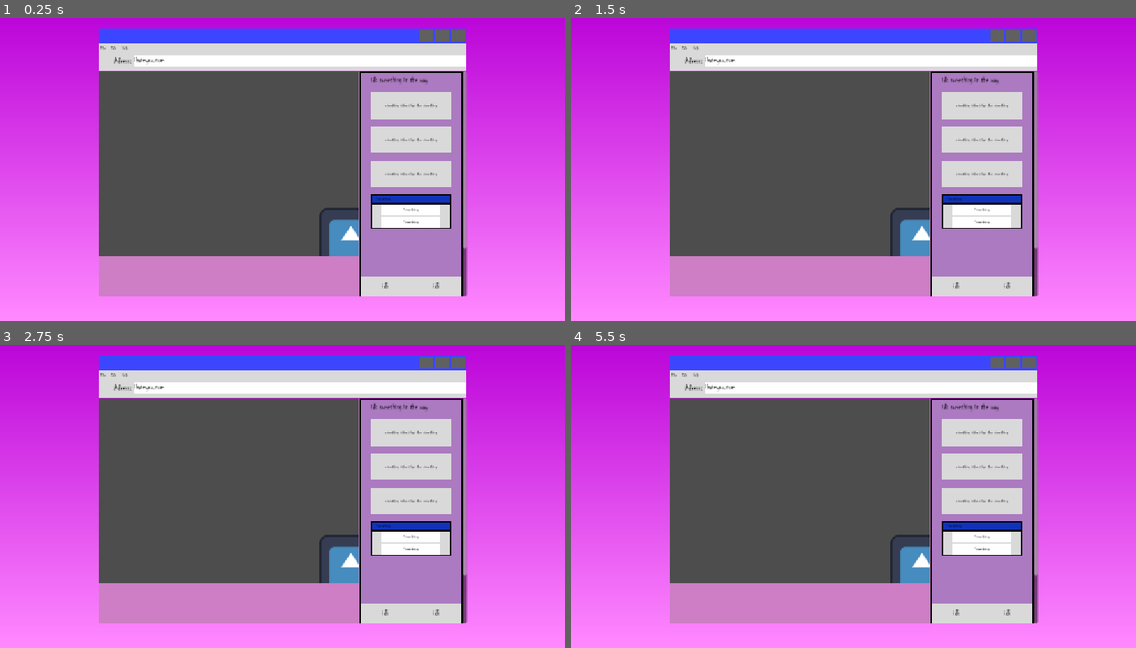
Above: before the commit, frames 1-4 (two rows, left to right).
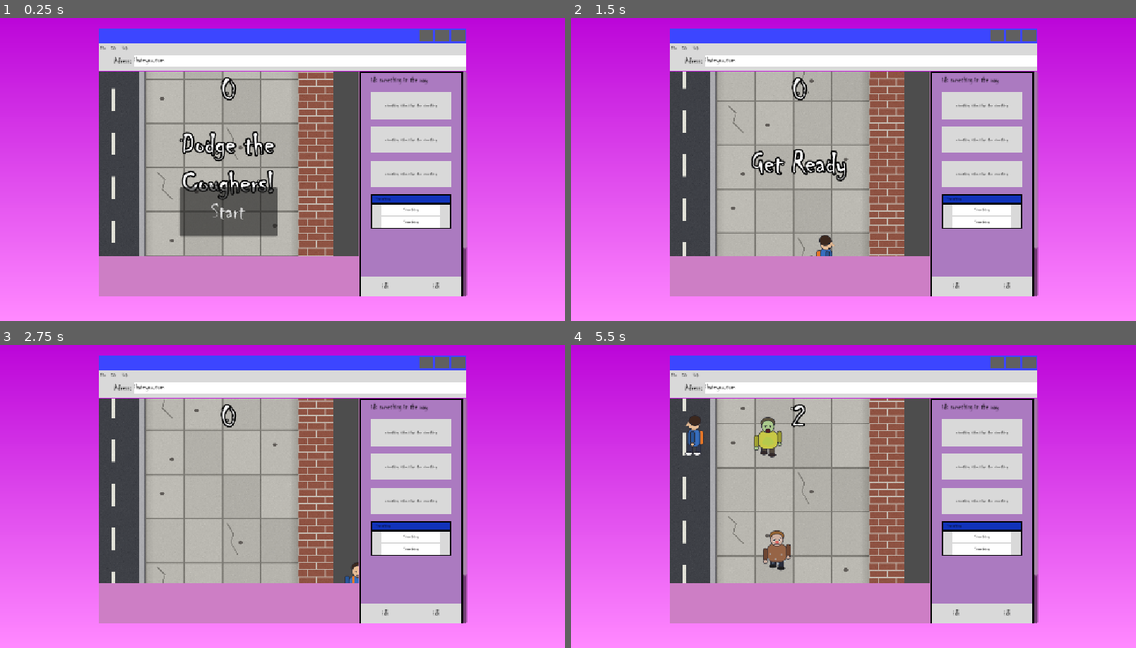
Above: after the commit, the same moments.

Repository: DanyBoy1023/Team-Pet-Peeves
Game: Godot game, scene res://Page Scenes/Minigame Page.tscn
The game is run twice, just before and just after one commit, with the same random seed, the same clock (stepped at 60 frames per second) and the same inputs. This scene is started directly instead of the project's main scene. The engine's default icon, where the game draws it, is replaced by a stand-in: a white triangle on a blue panel in a dark square.
Inputs (mouse positions are in pixels of both pictures, inside the frame that each line leads up to):
- Up to frame 1 (0.25 s): no input
- Up to frame 2 (1.5 s): click (797, 211) at 0.5 s, where only the run after the commit has a clickable "Start"; hold D (move_right, bound only after the commit) from 1.28 s (still down)
- Up to frame 3 (2.75 s): release D (move_right, bound only after the commit) at 2.03 s; hold S (move_down, bound only after the commit) from 2.03 s (still down)
- Up to frame 4 (5.5 s): release S (move_down, bound only after the commit) at 2.78 s; hold D (move_right, bound only after the commit) 2.78-3.53 s; hold W (move_up, bound only after the commit) 3.53-4.28 s; hold A (move_left, bound only after the commit) from 4.28 s (still down)

The runs differ from the first frame. In frame 1, 19% of the frame differs, in the area x 18-64%, y 17-79%; in frame 2, 22%; in frame 3, 22%; in frame 4, 22%.

Commit message:
imported and setup dodge the coughers

Diff:
--- /dev/null
+++ b/Game Scenes/Dodge The Coughers/background.gd
@@ -0,0 +1,24 @@
+extends Node2D
+# Draws the sidewalk tile repeatedly and scrolls it downward,
+# so the player looks like they are walking up the street.
+
+@export var texture: Texture2D
+
+# Scroll speed in pixels per second. Main sets this.
+var speed := 0.0
+var offset := 0.0
+
+
+func _process(delta):
+	if speed > 0.0 and texture != null:
+		offset = fposmod(offset + speed * delta, float(texture.get_height()))
+		queue_redraw()
+
+
+func _draw():
+	if texture == null:
+		return
+	var h = texture.get_height()
+	var o = floorf(offset)
+	for i in range(-1, 3):
+		draw_texture(texture, Vector2(0, o + i * h))
--- /dev/null
+++ b/Game Scenes/Dodge The Coughers/hud.gd
@@ -0,0 +1,35 @@
+extends CanvasLayer
+
+# Notifies `Main` node that the button has been pressed
+signal start_game
+
+
+func show_message(text):
+	$Message.text = text
+	$Message.show()
+	$MessageTimer.start()
+
+
+func show_game_over():
+	show_message("You caught\nsomething!")
+	# Wait until the MessageTimer has counted down.
+	await $MessageTimer.timeout
+
+	$Message.text = "Dodge the\nCoughers!"
+	$Message.show()
+	# Make a one-shot timer and wait for it to finish.
+	await get_tree().create_timer(1.0).timeout
+	$StartButton.show()
+
+
+func update_score(score):
+	$ScoreLabel.text = str(score)
+
+
+func _on_start_button_pressed():
+	$StartButton.hide()
+	start_game.emit()
+
+
+func _on_message_timer_timeout():
+	$Message.hide()
--- /dev/null
+++ b/Game Scenes/Dodge The Coughers/hud.tscn
@@ -0,0 +1,64 @@
+[gd_scene format=3]
+
+[ext_resource type="Script" uid="uid://cve6arurbmwex" path="res://Game Scenes/Dodge The Coughers/hud.gd" id="1_hud"]
+
+[sub_resource type="InputEventAction" id="InputEventAction_start"]
+action = &"start_game"
+
+[sub_resource type="Shortcut" id="Shortcut_start"]
+events = [SubResource("InputEventAction_start")]
+
+[node name="HUD" type="CanvasLayer"]
+script = ExtResource("1_hud")
+
+[node name="ScoreLabel" type="Label" parent="."]
+anchors_preset = 5
+anchor_left = 0.5
+anchor_right = 0.5
+offset_left = -50.0
+offset_right = 50.0
+offset_bottom = 78.0
+grow_horizontal = 2
+theme_override_colors/font_outline_color = Color(0, 0, 0, 1)
+theme_override_constants/outline_size = 12
+theme_override_font_sizes/font_size = 64
+text = "0"
+horizontal_alignment = 1
+
+[node name="Message" type="Label" parent="."]
+anchors_preset = 15
+anchor_right = 1.0
+anchor_bottom = 1.0
+grow_horizontal = 2
+grow_vertical = 2
+theme_override_colors/font_outline_color = Color(0, 0, 0, 1)
+theme_override_constants/outline_size = 12
+theme_override_font_sizes/font_size = 64
+text = "Dodge the
+Coughers!"
+horizontal_alignment = 1
+vertical_alignment = 1
+autowrap_mode = 2
+
+[node name="StartButton" type="Button" parent="."]
+anchors_preset = 7
+anchor_left = 0.5
+anchor_top = 1.0
+anchor_right = 0.5
+anchor_bottom = 1.0
+offset_left = -100.0
+offset_top = -140.0
+offset_right = 100.0
+offset_bottom = -40.0
+grow_horizontal = 2
+grow_vertical = 0
+theme_override_font_sizes/font_size = 48
+shortcut = SubResource("Shortcut_start")
+text = "Start"
+
+[node name="MessageTimer" type="Timer" parent="."]
+wait_time = 2.0
+one_shot = true
+
+[connection signal="pressed" from="StartButton" to="." method="_on_start_button_pressed"]
+[connection signal="timeout" from="MessageTimer" to="." method="_on_message_timer_timeout"]
--- /dev/null
+++ b/Game Scenes/Dodge The Coughers/main.gd
@@ -0,0 +1,70 @@
+extends Node
+
+@export var mob_scene: PackedScene
+
+const BASE_SCROLL_SPEED := 220.0
+const MAX_SCROLL_SPEED := 520.0
+const START_SPAWN_INTERVAL := 0.8
+const MIN_SPAWN_INTERVAL := 0.3
+
+var score := 0
+var scroll_speed := 0.0
+
+
+func _ready():
+	# Slow scroll behind the title screen.
+	$Background.speed = 60.0
+
+
+func game_over():
+	$ScoreTimer.stop()
+	$MobTimer.stop()
+	$Background.speed = 0.0
+	$HUD.show_game_over()
+	$Music.stop()
+	$DeathSound.play()
+
+
+func new_game():
+	get_tree().call_group("mobs", "queue_free")
+	score = 0
+	scroll_speed = BASE_SCROLL_SPEED
+	$Background.speed = scroll_speed
+	$MobTimer.wait_time = START_SPAWN_INTERVAL
+	$Player.start($StartPosition.position)
+	$StartTimer.start()
+	$HUD.update_score(score)
+	$HUD.show_message("Get Ready")
+	$Music.play()
+
+
+func _on_score_timer_timeout():
+	score += 1
+	$HUD.update_score(score)
+	# The longer you last, the faster the street moves and the more people spawn.
+	scroll_speed = minf(BASE_SCROLL_SPEED + score * 4.0, MAX_SCROLL_SPEED)
+	$Background.speed = scroll_speed
+	$MobTimer.wait_time = maxf(START_SPAWN_INTERVAL - score * 0.012, MIN_SPAWN_INTERVAL)
+
+
+func _on_start_timer_timeout():
+	$MobTimer.start()
+	$ScoreTimer.start()
+
+
+func _on_mob_timer_timeout():
+	var mob = mob_scene.instantiate()
+
+	# Spawn just above the top edge at a random x position.
+	mob.position = Vector2(randf_range(30.0, 450.0), -60.0)
+
+	# Walk downward, a little faster than the street scrolls, with some sideways drift.
+	var vx = randf_range(-60.0, 60.0)
+	var vy = scroll_speed + randf_range(40.0, 140.0)
+	mob.linear_velocity = Vector2(vx, vy)
+
+	add_child(mob)
+
+	if randf() < 0.4:
+		$CoughSound.pitch_scale = randf_range(0.85, 1.2)
+		$CoughSound.play()
--- /dev/null
+++ b/Game Scenes/Dodge The Coughers/main.tscn
@@ -0,0 +1,64 @@
+[gd_scene format=3 uid="uid://d4f7clh0f4y6x"]
+
+[ext_resource type="Script" uid="uid://cuvfurw13xcfq" path="res://Game Scenes/Dodge The Coughers/main.gd" id="1_main"]
+[ext_resource type="PackedScene" path="res://Game Scenes/Dodge The Coughers/mob.tscn" id="2_mob"]
+[ext_resource type="PackedScene" path="res://Game Scenes/Dodge The Coughers/player.tscn" id="3_player"]
+[ext_resource type="PackedScene" path="res://Game Scenes/Dodge The Coughers/hud.tscn" id="4_hud"]
+[ext_resource type="Script" uid="uid://diq07mmnp3msh" path="res://Game Scenes/Dodge The Coughers/background.gd" id="5_bg"]
+[ext_resource type="Texture2D" uid="uid://dwysloyx1vv77" path="res://Game Scenes/Dodge The Coughers/art/sidewalk.png" id="6_sidewalk"]
+[ext_resource type="AudioStream" uid="uid://bsl8cunssck7o" path="res://Game Scenes/Dodge The Coughers/Density & Time - MAZE ♫ NO COPYRIGHT 8-bit Music_mp3.ogg" id="7_kek77"]
+[ext_resource type="AudioStream" uid="uid://cjhsxfp7qj70v" path="res://Game Scenes/Dodge The Coughers/gameover.wav" id="8_death"]
+[ext_resource type="AudioStream" uid="uid://dme0fnppivauy" path="res://Game Scenes/Dodge The Coughers/cough.wav" id="9_cough"]
+
+[sub_resource type="AudioStreamPlaylist" id="AudioStreamPlaylist_4c57u"]
+stream_count = 1
+stream_0 = ExtResource("7_kek77")
+
+[node name="Main" type="Node" unique_id=450076993]
+script = ExtResource("1_main")
+mob_scene = ExtResource("2_mob")
+
+[node name="SubViewport" type="SubViewport" parent="." unique_id=1132364519]
+size = Vector2i(480, 720)
+
+[node name="Background" type="Node2D" parent="." unique_id=19019080]
+texture_filter = 1
+script = ExtResource("5_bg")
+texture = ExtResource("6_sidewalk")
+
+[node name="Player" parent="." unique_id=1827071706 instance=ExtResource("3_player")]
+
+[node name="MobTimer" type="Timer" parent="." unique_id=1968261613]
+wait_time = 0.8
+
+[node name="ScoreTimer" type="Timer" parent="." unique_id=773396530]
+
+[node name="StartTimer" type="Timer" parent="." unique_id=1634891787]
+wait_time = 2.0
+one_shot = true
+
+[node name="StartPosition" type="Marker2D" parent="." unique_id=1573545726]
+position = Vector2(240, 560)
+
+[node name="HUD" parent="." unique_id=843503864 instance=ExtResource("4_hud")]
+
+[node name="Music" type="AudioStreamPlayer" parent="." unique_id=1444422101]
+stream = SubResource("AudioStreamPlaylist_4c57u")
+volume_db = -14.05
+pitch_scale = 0.58
+
+[node name="DeathSound" type="AudioStreamPlayer" parent="." unique_id=919837918]
+stream = ExtResource("8_death")
+volume_db = -7.7
+pitch_scale = 0.43
+
+[node name="CoughSound" type="AudioStreamPlayer" parent="." unique_id=1280610477]
+stream = ExtResource("9_cough")
+volume_db = -4.0
+max_polyphony = 3
+
+[connection signal="hit" from="Player" to="." method="game_over"]
+[connection signal="timeout" from="MobTimer" to="." method="_on_mob_timer_timeout"]
+[connection signal="timeout" from="ScoreTimer" to="." method="_on_score_timer_timeout"]
+[connection signal="timeout" from="StartTimer" to="." method="_on_start_timer_timeout"]
+[connection signal="start_game" from="HUD" to="." method="new_game"]
--- /dev/null
+++ b/Game Scenes/Dodge The Coughers/mob.gd
@@ -0,0 +1,16 @@
+extends RigidBody2D
+
+
+func _ready():
+	# Pick one of the sick pedestrian types (cough, sneeze, hack).
+	var types = Array($AnimatedSprite2D.sprite_frames.get_animation_names())
+	var type = types.pick_random()
+	$AnimatedSprite2D.animation = type
+	# Randomize the pace and starting frame so groups don't cough in unison.
+	$AnimatedSprite2D.speed_scale = randf_range(0.8, 1.3)
+	$AnimatedSprite2D.frame = randi() % $AnimatedSprite2D.sprite_frames.get_frame_count(type)
+	$AnimatedSprite2D.play()
+
+
+func _on_visible_on_screen_notifier_2d_screen_exited():
+	queue_free()
--- /dev/null
+++ b/Game Scenes/Dodge The Coughers/mob.tscn
@@ -0,0 +1,82 @@
+[gd_scene format=3]
+
+[ext_resource type="Script" uid="uid://ba66h781d2imd" path="res://Game Scenes/Dodge The Coughers/mob.gd" id="1_mob"]
+[ext_resource type="Texture2D" uid="uid://bgp7vx48s375t" path="res://Game Scenes/Dodge The Coughers/art/sick_cough_1.png" id="2_c1"]
+[ext_resource type="Texture2D" uid="uid://yaktcwy7v1m7" path="res://Game Scenes/Dodge The Coughers/art/sick_cough_2.png" id="3_c2"]
+[ext_resource type="Texture2D" uid="uid://b0vkjhdgb4j2h" path="res://Game Scenes/Dodge The Coughers/art/sick_cough_3.png" id="4_c3"]
+[ext_resource type="Texture2D" uid="uid://bh6jqhr4d1a1o" path="res://Game Scenes/Dodge The Coughers/art/sick_sneeze_1.png" id="5_s1"]
+[ext_resource type="Texture2D" uid="uid://3bak7pvw18uq" path="res://Game Scenes/Dodge The Coughers/art/sick_sneeze_2.png" id="6_s2"]
+[ext_resource type="Texture2D" uid="uid://bxjdv7x1gmiug" path="res://Game Scenes/Dodge The Coughers/art/sick_sneeze_3.png" id="7_s3"]
+[ext_resource type="Texture2D" uid="uid://c6wqub02s0hhu" path="res://Game Scenes/Dodge The Coughers/art/sick_hack_1.png" id="8_h1"]
+[ext_resource type="Texture2D" uid="uid://6pnmlcvc7ovd" path="res://Game Scenes/Dodge The Coughers/art/sick_hack_2.png" id="9_h2"]
+[ext_resource type="Texture2D" uid="uid://bcmq4kinyup8u" path="res://Game Scenes/Dodge The Coughers/art/sick_hack_3.png" id="10_h3"]
+
+[sub_resource type="SpriteFrames" id="SpriteFrames_mob"]
+animations = [{
+"frames": [{
+"duration": 1.0,
+"texture": ExtResource("2_c1")
+}, {
+"duration": 1.0,
+"texture": ExtResource("3_c2")
+}, {
+"duration": 1.0,
+"texture": ExtResource("4_c3")
+}],
+"loop": true,
+"name": &"cough",
+"speed": 4.0
+}, {
+"frames": [{
+"duration": 1.0,
+"texture": ExtResource("5_s1")
+}, {
+"duration": 1.0,
+"texture": ExtResource("6_s2")
+}, {
+"duration": 1.0,
+"texture": ExtResource("7_s3")
+}],
+"loop": true,
+"name": &"sneeze",
+"speed": 4.0
+}, {
+"frames": [{
+"duration": 1.0,
+"texture": ExtResource("8_h1")
+}, {
+"duration": 1.0,
+"texture": ExtResource("9_h2")
+}, {
+"duration": 1.0,
+"texture": ExtResource("10_h3")
+}],
+"loop": true,
+"name": &"hack",
+"speed": 4.0
+}]
+
+[sub_resource type="CapsuleShape2D" id="CapsuleShape2D_mob"]
+radius = 20.0
+height = 64.0
+
+[node name="Mob" type="RigidBody2D" groups=["mobs"]]
+collision_layer = 2
+collision_mask = 0
+gravity_scale = 0.0
+lock_rotation = true
+linear_damp_mode = 1
+linear_damp = 0.0
+script = ExtResource("1_mob")
+
+[node name="AnimatedSprite2D" type="AnimatedSprite2D" parent="."]
+scale = Vector2(0.6, 0.6)
+sprite_frames = SubResource("SpriteFrames_mob")
+animation = &"cough"
+
+[node name="CollisionShape2D" type="CollisionShape2D" parent="."]
+shape = SubResource("CapsuleShape2D_mob")
+
+[node name="VisibleOnScreenNotifier2D" type="VisibleOnScreenNotifier2D" parent="."]
+
+[connection signal="screen_exited" from="VisibleOnScreenNotifier2D" to="." method="_on_visible_on_screen_notifier_2d_screen_exited"]
--- /dev/null
+++ b/Game Scenes/Dodge The Coughers/player.gd
@@ -0,0 +1,55 @@
+extends Area2D
+
+signal hit
+
+@export var speed = 400 # How fast the player will move (pixels/sec).
+var screen_size # Size of the game window.
+
+
+func _ready():
+	screen_size = get_viewport_rect().size
+	hide()
+
+
+func _process(delta):
+	var velocity = Vector2.ZERO # The player's movement vector.
+	if Input.is_action_pressed("move_right"):
+		velocity.x += 1
+	if Input.is_action_pressed("move_left"):
+		velocity.x -= 1
+	if Input.is_action_pressed("move_down"):
+		velocity.y += 1
+	if Input.is_action_pressed("move_up"):
+		velocity.y -= 1
+
+	if velocity.length() > 0:
+		velocity = velocity.normalized() * speed
+
+	position += velocity * delta
+	position = position.clamp(Vector2.ZERO, screen_size)
+
+	# The street always scrolls, so the player is always walking.
+	# Standing still plays the "up" animation (walking away from the camera).
+	var anim = "up"
+	var flip = false
+	if velocity.x != 0:
+		anim = "walk"
+		flip = velocity.x < 0
+	elif velocity.y > 0:
+		anim = "down"
+	$AnimatedSprite2D.flip_h = flip
+	$AnimatedSprite2D.play(anim)
+
+
+func start(pos):
+	position = pos
+	$AnimatedSprite2D.play("up")
+	show()
+	$CollisionShape2D.disabled = false
+
+
+func _on_body_entered(_body):
+	hide() # Player disappears after being hit.
+	hit.emit()
+	# Must be deferred as we can't change physics properties on a physics callback.
+	$CollisionShape2D.set_deferred("disabled", true)
--- /dev/null
+++ b/Game Scenes/Dodge The Coughers/player.tscn
@@ -0,0 +1,63 @@
+[gd_scene format=3]
+
+[ext_resource type="Script" uid="uid://d242s7se74yjn" path="res://Game Scenes/Dodge The Coughers/player.gd" id="1_player"]
+[ext_resource type="Texture2D" uid="uid://cxwp7unpol5a1" path="res://Game Scenes/Dodge The Coughers/art/player_up_1.png" id="2_up1"]
+[ext_resource type="Texture2D" uid="uid://cdpuulnywnqdh" path="res://Game Scenes/Dodge The Coughers/art/player_up_2.png" id="3_up2"]
+[ext_resource type="Texture2D" uid="uid://d2mr4c41j2b8h" path="res://Game Scenes/Dodge The Coughers/art/player_down_1.png" id="4_down1"]
+[ext_resource type="Texture2D" uid="uid://c382ykqqadn6e" path="res://Game Scenes/Dodge The Coughers/art/player_down_2.png" id="5_down2"]
+[ext_resource type="Texture2D" uid="uid://d0yqq5kkj334g" path="res://Game Scenes/Dodge The Coughers/art/player_side_1.png" id="6_side1"]
+[ext_resource type="Texture2D" uid="uid://b4s5jllhngp3a" path="res://Game Scenes/Dodge The Coughers/art/player_side_2.png" id="7_side2"]
+
+[sub_resource type="SpriteFrames" id="SpriteFrames_player"]
+animations = [{
+"frames": [{
+"duration": 1.0,
+"texture": ExtResource("2_up1")
+}, {
+"duration": 1.0,
+"texture": ExtResource("3_up2")
+}],
+"loop": true,
+"name": &"up",
+"speed": 6.0
+}, {
+"frames": [{
+"duration": 1.0,
+"texture": ExtResource("4_down1")
+}, {
+"duration": 1.0,
+"texture": ExtResource("5_down2")
+}],
+"loop": true,
+"name": &"down",
+"speed": 6.0
+}, {
+"frames": [{
+"duration": 1.0,
+"texture": ExtResource("6_side1")
+}, {
+"duration": 1.0,
+"texture": ExtResource("7_side2")
+}],
+"loop": true,
+"name": &"walk",
+"speed": 6.0
+}]
+
+[sub_resource type="CapsuleShape2D" id="CapsuleShape2D_player"]
+radius = 20.0
+height = 64.0
+
+[node name="Player" type="Area2D"]
+collision_mask = 2
+script = ExtResource("1_player")
+
+[node name="AnimatedSprite2D" type="AnimatedSprite2D" parent="."]
+scale = Vector2(0.6, 0.6)
+sprite_frames = SubResource("SpriteFrames_player")
+animation = &"up"
+
+[node name="CollisionShape2D" type="CollisionShape2D" parent="."]
+shape = SubResource("CapsuleShape2D_player")
+
+[connection signal="body_entered" from="." to="." method="_on_body_entered"]
--- a/Page Scenes/Main Page.tscn
+++ b/Page Scenes/Main Page.tscn
@@ -206,6 +206,7 @@
 custom_minimum_size = Vector2(0, 30)
 layout_mode = 2
 color = Color(0.8509804, 0.8509804, 0.8509804, 1)
+script = ExtResource("2_wifmv")
 
 [node name="Tabs3" type="HBoxContainer" parent="TextureRect/MarginContainer/VBoxContainer/ColorRect2" unique_id=1716366797]
 layout_mode = 1
@@ -214,7 +215,6 @@
 anchor_bottom = 1.0
 grow_horizontal = 2
 grow_vertical = 2
-script = ExtResource("2_wifmv")
 
 [node name="Back Page Button" type="Button" parent="TextureRect/MarginContainer/VBoxContainer/ColorRect2/Tabs3" unique_id=13597038]
 layout_mode = 2
@@ -530,5 +530,5 @@
 expand_mode = 5
 stretch_mode = 5
 
-[connection signal="pressed" from="TextureRect/MarginContainer/VBoxContainer/ColorRect2/Tabs3/Back Page Button" to="TextureRect/MarginContainer/VBoxContainer/ColorRect2/Tabs3" method="_on_back_page_button_pressed"]
-[connection signal="pressed" from="TextureRect/MarginContainer/VBoxContainer/ColorRect2/Tabs3/Forward Page Button" to="TextureRect/MarginContainer/VBoxContainer/ColorRect2/Tabs3" method="_on_forward_page_button_pressed"]
+[connection signal="pressed" from="TextureRect/MarginContainer/VBoxContainer/ColorRect2/Tabs3/Back Page Button" to="TextureRect/MarginContainer/VBoxContainer/ColorRect2" method="_on_back_page_button_pressed"]
+[connection signal="pressed" from="TextureRect/MarginContainer/VBoxContainer/ColorRect2/Tabs3/Forward Page Button" to="TextureRect/MarginContainer/VBoxContainer/ColorRect2" method="_on_forward_page_button_pressed"]
--- a/Page Scenes/Minigame Page.tscn
+++ b/Page Scenes/Minigame Page.tscn
@@ -1,6 +1,7 @@
 [gd_scene format=3 uid="uid://chbhtvwo00ivv"]
 
 [ext_resource type="Texture2D" uid="uid://c31mgprqx416j" path="res://icon.svg" id="1_mubrq"]
+[ext_resource type="PackedScene" uid="uid://d4f7clh0f4y6x" path="res://Game Scenes/Dodge The Coughers/main.tscn" id="2_iywuh"]
 
 [sub_resource type="Gradient" id="Gradient_sv2du"]
 colors = PackedColorArray(0.7254902, 0, 0.84313726, 1, 1, 0.53333336, 1, 1)
@@ -274,11 +275,7 @@
 size = Vector2i(531, 377)
 render_target_update_mode = 4
 
-[node name="Camera2D" type="Camera2D" parent="TextureRect/MarginContainer/Window/Page Holder/Main Scroll Website/VBoxContainer/Website bg/Game Screen/SubViewportContainer/SubViewport" unique_id=739189339]
-
-[node name="Sprite2D" type="Sprite2D" parent="TextureRect/MarginContainer/Window/Page Holder/Main Scroll Website/VBoxContainer/Website bg/Game Screen/SubViewportContainer/SubViewport" unique_id=247163147]
-position = Vector2(250, 155)
-texture = ExtResource("1_mubrq")
+[node name="Main" parent="TextureRect/MarginContainer/Window/Page Holder/Main Scroll Website/VBoxContainer/Website bg/Game Screen/SubViewportContainer/SubViewport" unique_id=450076993 instance=ExtResource("2_iywuh")]
 
 [node name="ColorRect" type="ColorRect" parent="TextureRect/MarginContainer/Window/Page Holder" unique_id=366961163]
 layout_mode = 1
--- a/Page Scenes/page button controller.gd
+++ b/Page Scenes/page button controller.gd
@@ -1,4 +1,4 @@
-extends HBoxContainer
+extends Control
 
 
 
--- a/project.godot
+++ b/project.godot
@@ -45,6 +45,30 @@
 "events": [Object(InputEventMouseButton,"resource_local_to_scene":false,"resource_name":"","device":-1,"window_id":0,"a …(253 unchanged characters)…
 ]
 }
+move_up={
+"deadzone": 0.2,
+"events": [Object(InputEventKey,"resource_local_to_scene":false,"resource_name":"","device":-1,"window_id":0,"alt_pressed":false,"shift_pressed":false,"ctrl_pressed":false,"meta_pressed":false,"pressed":false,"keycode":0,"physical_keycode":87,"key_label":0,"unicode":119,"location":0,"echo":false,"script":null)
+, Object(InputEventKey,"resource_local_to_scene":false,"resource_name":"","device":-1,"window_id":0,"alt_pressed":false,"shift_pressed":false,"ctrl_pressed":false,"meta_pressed":false,"pressed":false,"keycode":0,"physical_keycode":4194320,"key_label":0,"unicode":0,"location":0,"echo":false,"script":null)
+]
+}
+move_down={
+"deadzone": 0.2,
+"events": [Object(InputEventKey,"resource_local_to_scene":false,"resource_name":"","device":-1,"window_id":0,"alt_pressed":false,"shift_pressed":false,"ctrl_pressed":false,"meta_pressed":false,"pressed":false,"keycode":0,"physical_keycode":83,"key_label":0,"unicode":115,"location":0,"echo":false,"script":null)
+, Object(InputEventKey,"resource_local_to_scene":false,"resource_name":"","device":-1,"window_id":0,"alt_pressed":false,"shift_pressed":false,"ctrl_pressed":false,"meta_pressed":false,"pressed":false,"keycode":0,"physical_keycode":4194322,"key_label":0,"unicode":0,"location":0,"echo":false,"script":null)
+]
+}
+move_left={
+"deadzone": 0.2,
+"events": [Object(InputEventKey,"resource_local_to_scene":false,"resource_name":"","device":-1,"window_id":0,"alt_pressed":false,"shift_pressed":false,"ctrl_pressed":false,"meta_pressed":false,"pressed":false,"keycode":0,"physical_keycode":65,"key_label":0,"unicode":97,"location":0,"echo":false,"script":null)
+, Object(InputEventKey,"resource_local_to_scene":false,"resource_name":"","device":-1,"window_id":0,"alt_pressed":false,"shift_pressed":false,"ctrl_pressed":false,"meta_pressed":false,"pressed":false,"keycode":0,"physical_keycode":4194319,"key_label":0,"unicode":0,"location":0,"echo":false,"script":null)
+]
+}
+move_right={
+"deadzone": 0.2,
+"events": [Object(InputEventKey,"resource_local_to_scene":false,"resource_name":"","device":-1,"window_id":0,"alt_pressed":false,"shift_pressed":false,"ctrl_pressed":false,"meta_pressed":false,"pressed":false,"keycode":0,"physical_keycode":68,"key_label":0,"unicode":100,"location":0,"echo":false,"script":null)
+, Object(InputEventKey,"resource_local_to_scene":false,"resource_name":"","device":-1,"window_id":0,"alt_pressed":false,"shift_pressed":false,"ctrl_pressed":false,"meta_pressed":false,"pressed":false,"keycode":0,"physical_keycode":4194321,"key_label":0,"unicode":0,"location":0,"echo":false,"script":null)
+]
+}
 
 [physics]
 
Not shown, added: Game Scenes/Dodge The Coughers/Density & Time - MAZE ♫ NO COPYRIGHT 8-bit Music_mp3.ogg.import
Binary file added: Game Scenes/Dodge The Coughers/art/player_down_1.png
Not shown, added: Game Scenes/Dodge The Coughers/art/player_down_1.png.import
Binary file added: Game Scenes/Dodge The Coughers/art/player_down_2.png
Not shown, added: Game Scenes/Dodge The Coughers/art/player_down_2.png.import
Binary file added: Game Scenes/Dodge The Coughers/art/player_side_1.png
Not shown, added: Game Scenes/Dodge The Coughers/art/player_side_1.png.import
Binary file added: Game Scenes/Dodge The Coughers/art/player_side_2.png
Not shown, added: Game Scenes/Dodge The Coughers/art/player_side_2.png.import
Binary file added: Game Scenes/Dodge The Coughers/art/player_up_1.png
Not shown, added: Game Scenes/Dodge The Coughers/art/player_up_1.png.import
Binary file added: Game Scenes/Dodge The Coughers/art/player_up_2.png
(and 35 more such lines)
